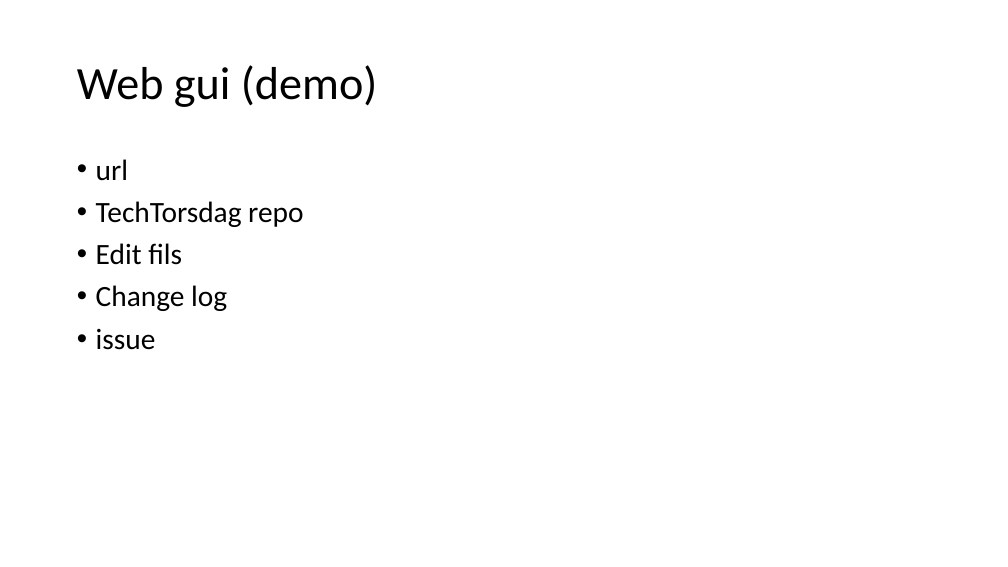
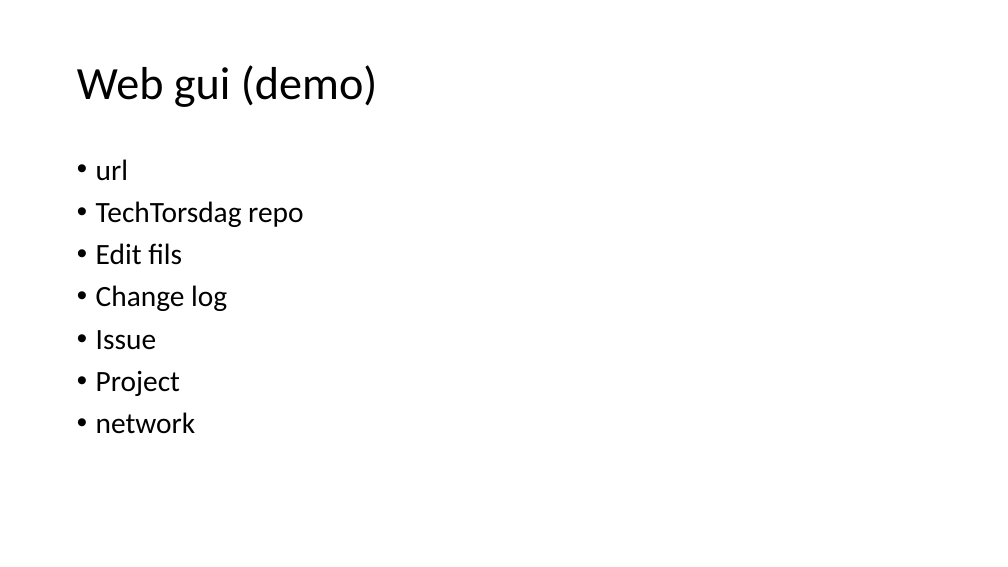
Before and after one commit to ToreAndreAsheim/tech-thursday, a slide deck: slide 11 of 2020-09-03 Git og Github/Git.pptx. Drawn at 1008x567 pixels with LibreOffice and Linux fonts; fonts in the diff are those of the drawing. Boxes give left, top, right and bottom in pixels: in the first picture for what was removed or moved away, otherwise in the second. Text is boxed around its words. In the diff, an @@ line names an element or a change of style, - is before the commit and + after.

```diff
--- a/2020-09-03 Git og Github/Git.pptx
+++ b/2020-09-03 Git og Github/Git.pptx
@@ text at bbox=[96, 330, 195, 434]: text changed @@
-• issue
+• Issue
+• Project
+• network
```
Also in this commit, not shown: 1 other slide changed.
